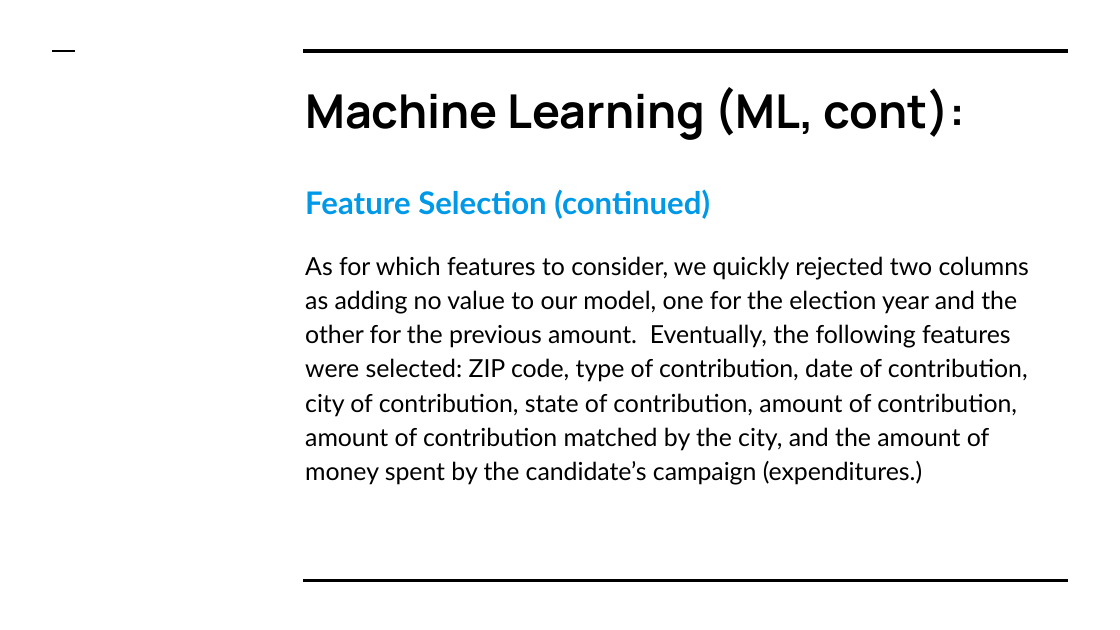
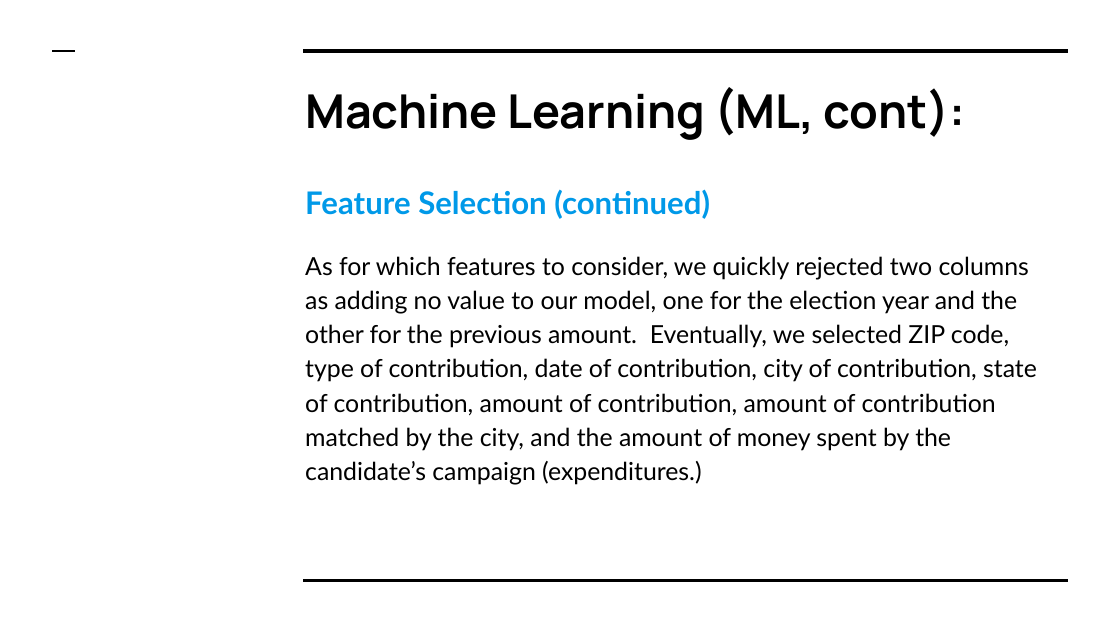
Before and after one commit to ssheggrud/Mod_20_Project, a slide deck: slide 28 of Presentation/Group5Presentation.pptx. Drawn at 1120x630 pixels with LibreOffice and Linux fonts; fonts in the diff are those of the drawing. Boxes give left, top, right and bottom in pixels: in the first picture for what was removed or moved away, otherwise in the second. Text is boxed around its words. In the diff, an @@ line names an element or a change of style, - is before the commit and + after.

```diff
--- a/Presentation/Group5Presentation.pptx
+++ b/Presentation/Group5Presentation.pptx
@@ text at (305, 256, 1037, 485): text changed @@
-As for which features to consider, we quickly rejected two columns as adding no value to our model, one for the election year and the other for the previous amount. Eventually, the following features were selected: ZIP code, type of contribution, date of contribution, city of contribution, state of contribution, amount of contribution, amount of contribution matched by the city, and the amount of money spent by the candidate’s campaign (expenditures.)
+As for which features to consider, we quickly rejected two columns as adding no value to our model, one for the election year and the other for the previous amount. Eventually, we selected ZIP code, type of contribution, date of contribution, city of contribution, state of contribution, amount of contribution, amount of contribution matched by the city, and the amount of money spent by the candidate’s campaign (expenditures.)
```
Also in this commit, not shown: 14 other slides changed, 1 slide added.
